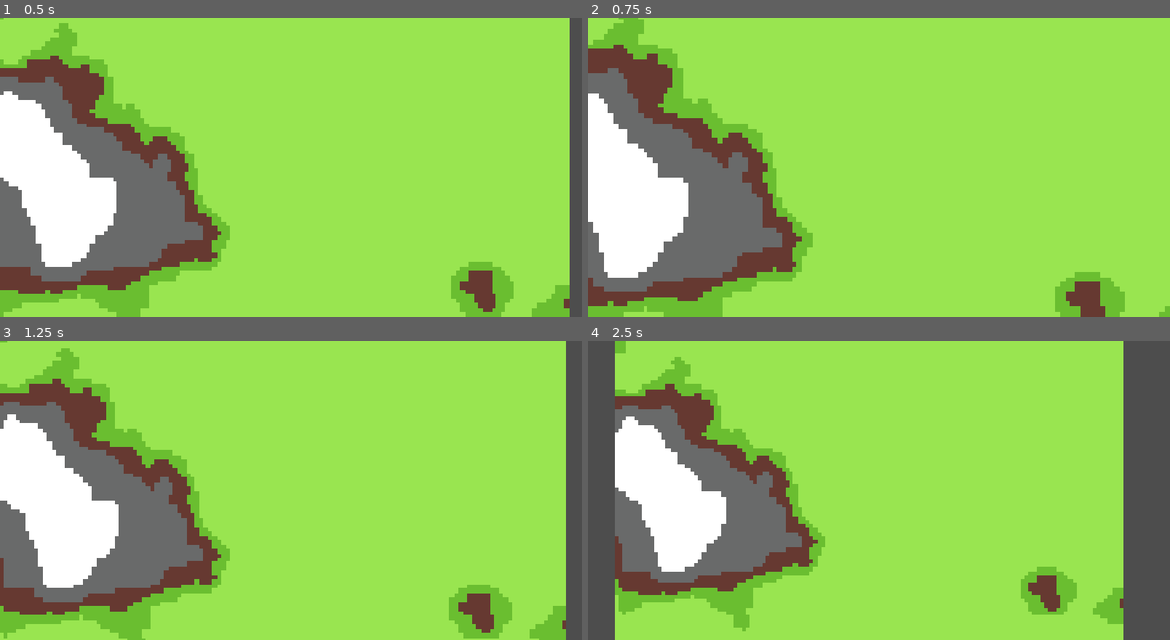
Above: before the commit, frames 1-4 (two rows, left to right).
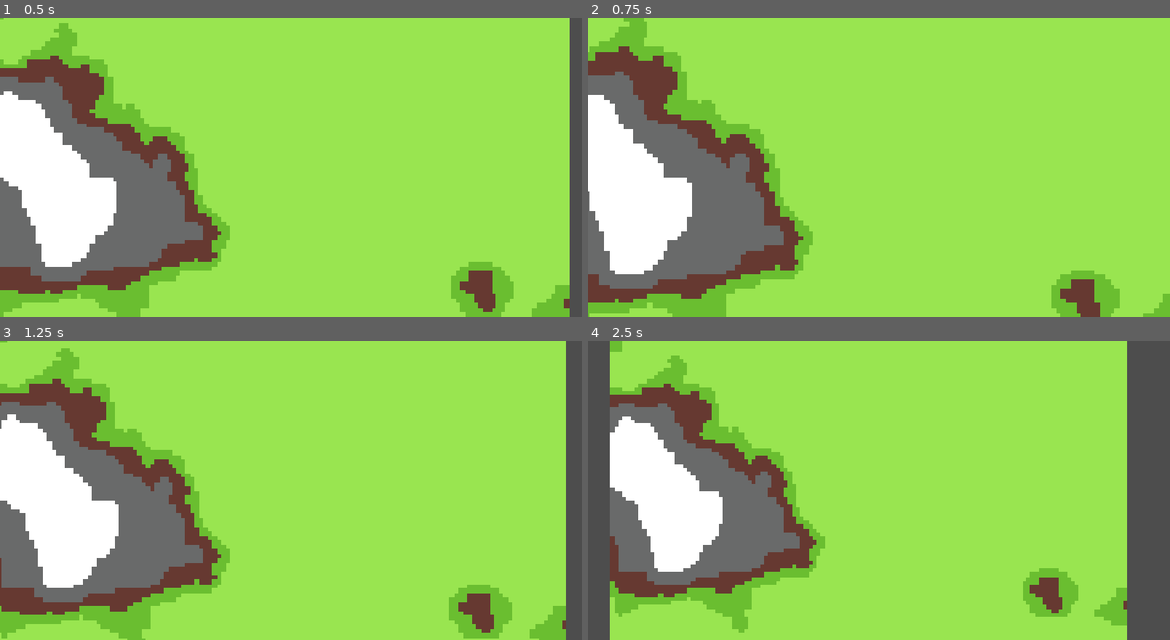
Above: after the commit, the same moments.

Repository: condeminium/Hamlet-v2
Game: Godot game, scene res://Game.tscn
Same seed, same stepped clock (60 frames per second), same inputs: the game is played once before the commit and once after it.
Inputs (mouse positions are in pixels of both pictures, inside the frame that each line leads up to):
- Up to frame 1 (0.5 s): no input
- Up to frame 2 (0.75 s): tap Enter at 0.5 s; move the mouse to (1007, 152) at 0.52 s; tap Mouse wheel up (camera_zoom_in) at 0.6 s
- Up to frame 3 (1.25 s): tap Mouse wheel down (camera_zoom_out) at 0.8 s
- Up to frame 4 (2.5 s): move the mouse to (762, 505) at 1.27 s; tap Mouse wheel down (camera_zoom_out) at 1.35, 2.3 s; tap Mouse wheel up (camera_zoom_in) at 1.55 s; move the mouse to (937, 424) at 2.02 s; hold S (camera_move_down) from 2.03 s (still down)

Frame 1 is identical in both runs. In frame 2, 4.2% of the frame differs, in the area x 0-100%, y 0-100%; in frame 3, 0.2%; in frame 4, 4.2%, in the area x 3-93%, y 0-100%.

Commit message:
Smoothed zoom
Zooming camera now uses a slerp

Diff:
--- a/Hamlet v2/hamlet/CameraController.gd
+++ b/Hamlet v2/hamlet/CameraController.gd
@@ -1,23 +1,26 @@
 extends Camera2D
-
+var zoomTarget : Vector2
 
 # Called when the node enters the scene tree for the first time.
 func _ready() -> void:
+	zoomTarget = zoom
 	pass # Replace with function body.
 
 
 # Called every frame. 'delta' is the elapsed time since the previous frame.
 func _process(delta: float) -> void:
-	Zoom()
+	Zoom(delta)
 	SimplePan()
 	ClickAndDrag()
 
-func Zoom():
+func Zoom(delta):
 	if Input.is_action_just_pressed("camera_zoom_in"):
-		zoom = zoom * 1.1
+		zoomTarget *= 1.1
 	elif Input.is_action_just_pressed("camera_zoom_out"):
-		zoom = zoom * 0.9
-		pass
+		zoomTarget *= 0.9
+	zoom = zoom.slerp(zoomTarget, 10 * delta)
+
+
 func SimplePan():
 	if Input.is_action_pressed("camera_move_left"):
 		position.x -= 1
